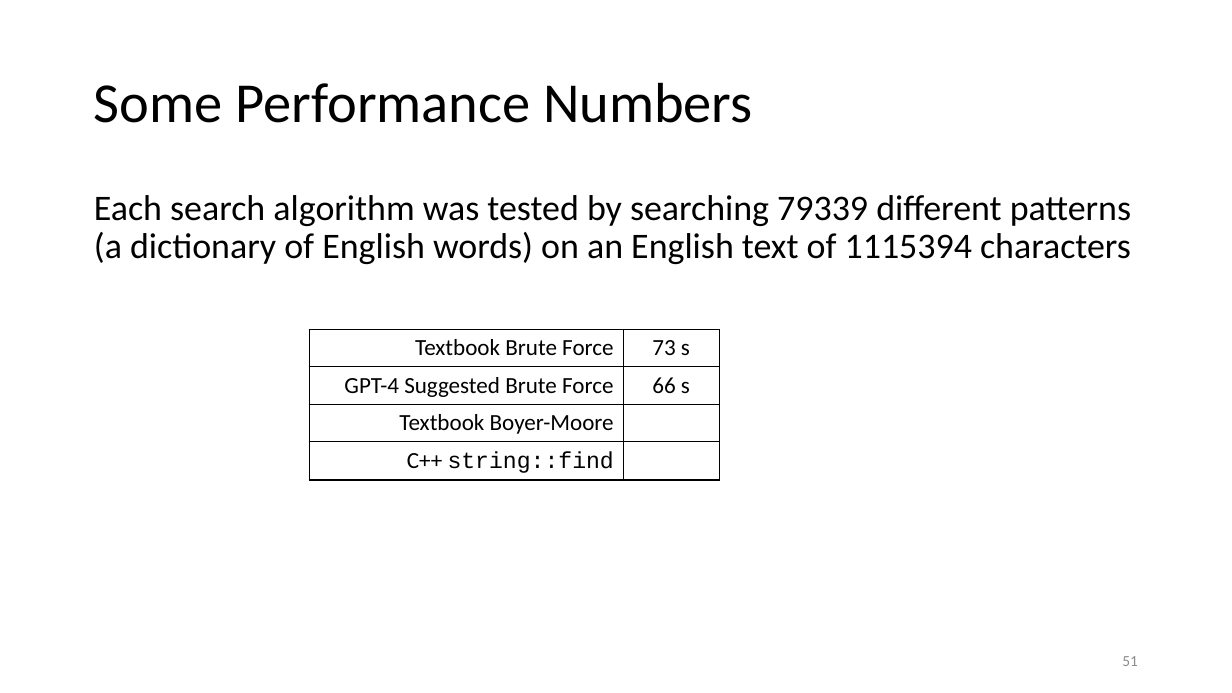
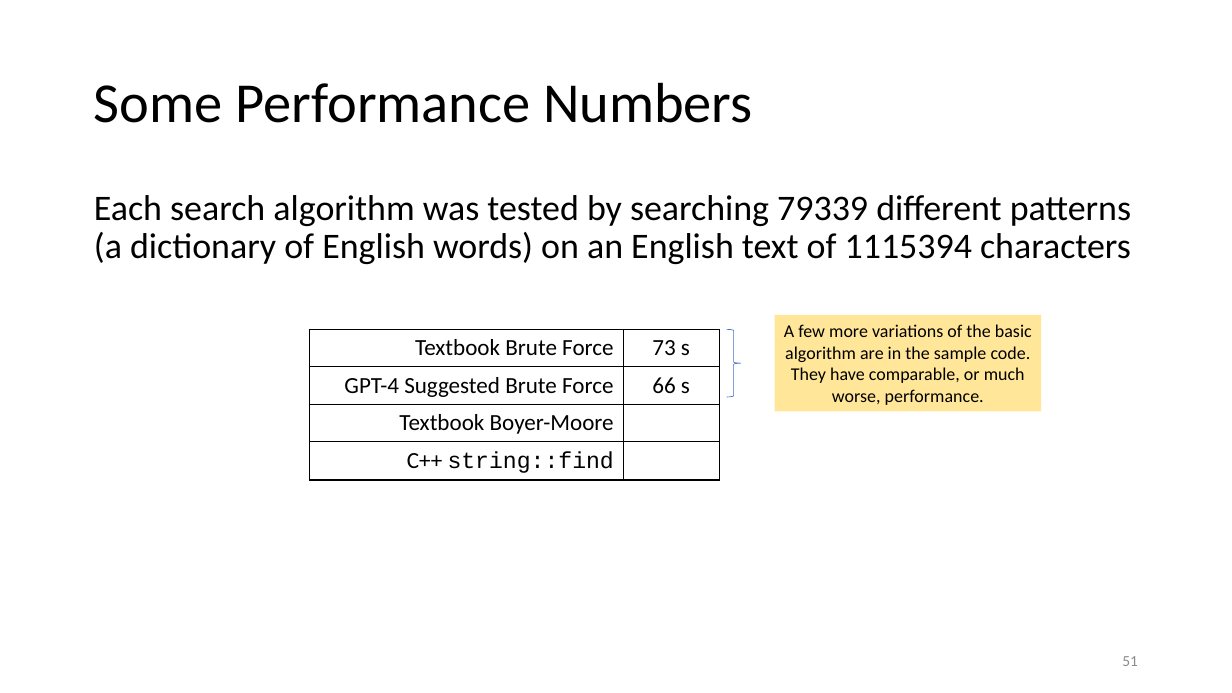
Before and after one commit to tjd1234/cmpt225fall2023, a slide deck: slide 51 of lecture_notes/week12/week12_strings.pptx. Drawn at 1232x693 pixels with LibreOffice and Linux fonts; fonts in the diff are those of the drawing. Boxes give left, top, right and bottom in pixels: in the first picture for what was removed or moved away, otherwise in the second. Text is boxed around its words. In the diff, an @@ line names an element or a change of style, - is before the commit and + after.

```diff
--- a/lecture_notes/week12/week12_strings.pptx
+++ b/lecture_notes/week12/week12_strings.pptx
@@ right brace added at (726, 329, 740, 396), outline #4472C4 0.5 pt @@
@@ rectangle added at (775, 315, 1042, 411), fill #FFE699, 14 pt, text #000000 @@
+A few more variations of the basic algorithm are in the sample code. They have comparable, or much worse, performance.
```
Also in this commit, not shown: 1 other slide changed, 1 other file.
